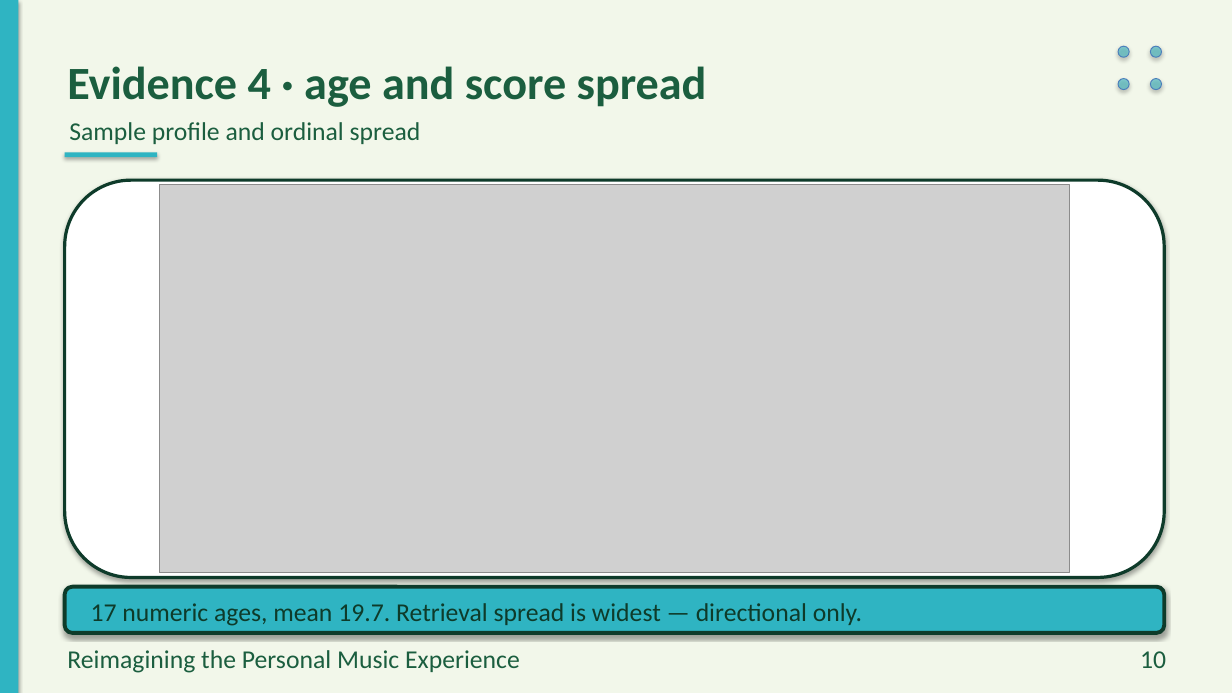
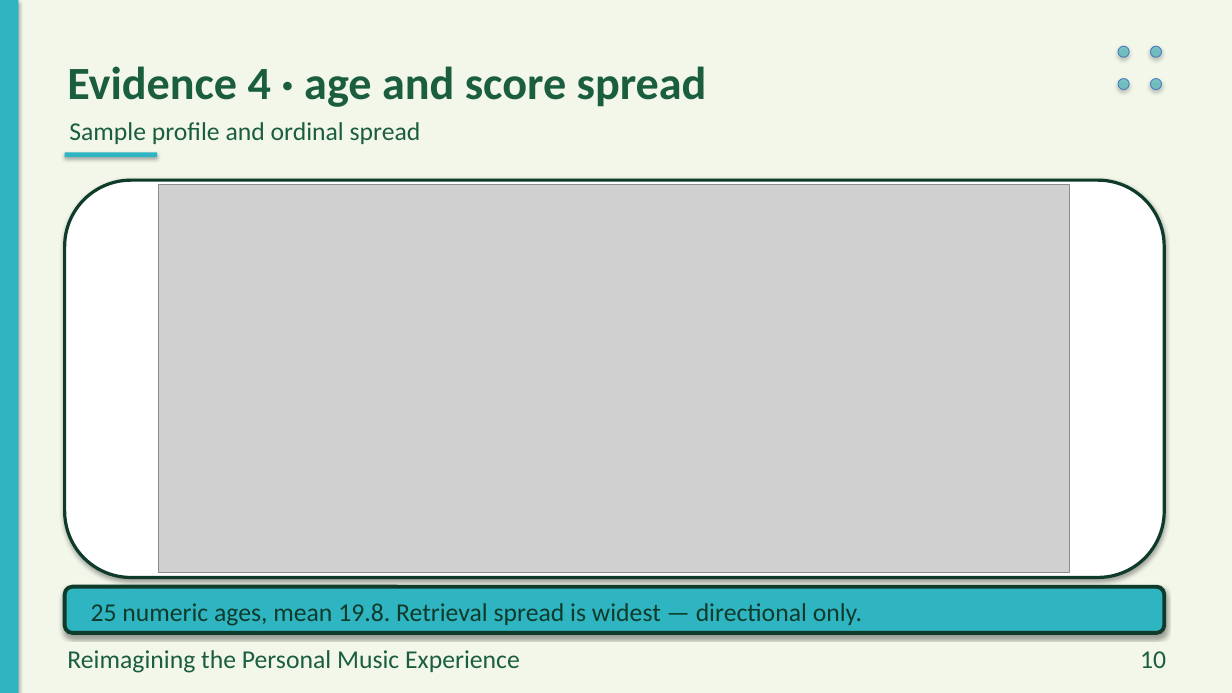
Before and after one commit to preet-kamdar/design-thinking-sem3, a slide deck: slide 10 of docs/Presentation.pptx. Drawn at 1232x693 pixels with LibreOffice and Linux fonts; fonts in the diff are those of the drawing; grey boxes stand for pictures. Boxes give left, top, right and bottom in pixels: in the first picture for what was removed or moved away, otherwise in the second. Text is boxed around its words. In the diff, an @@ line names an element or a change of style, - is before the commit and + after.

```diff
--- a/docs/Presentation.pptx
+++ b/docs/Presentation.pptx
@@ text at box(91, 603, 862, 626): text changed @@
-17 numeric ages, mean 19.7. Retrieval spread is widest — directional only.
+25 numeric ages, mean 19.8. Retrieval spread is widest — directional only.
```
Also in this commit, not shown: 13 other slides changed, 17 other files.
